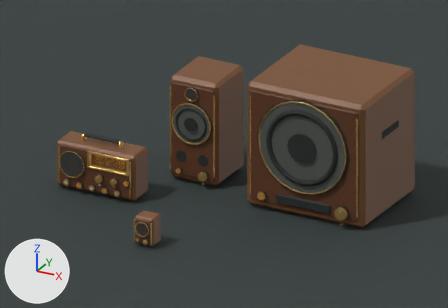
Renders of the Blender file assets/authoring/devices.blend from each side of a commit.
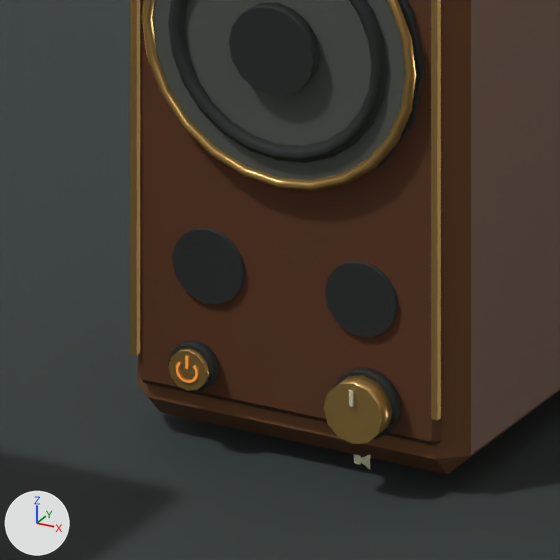
The first picture shows the older version from the file's camera 'Camera'. The close-ups show the older and then the newer version on the part from 34% to 52% of the width and 38% to 64% of the height of that picture. Only the edits that show in the close-ups are written down. Lighting does not change. The marker at lower left points along +X, +Y and +Z.

Before the edit, the objects in view are built like this:
```python
ob_2_button_cap_power_001 = bpy.data.objects.new('2_Button cap power.001', me_cylinder_074)
ob_2_button_cap_power_001.location = (-0.397, -0.028, 0.079)
ob_2_button_cap_power_001.rotation_euler = (1.571, 0.0, 0.0)  # degrees (90, 0, 0)
ob_2_button_power_001 = bpy.data.objects.new('2_Button power.001', me_cylinder_073)
ob_2_button_power_001.location = (-0.397, -0.02, 0.079)
ob_2_button_power_001.rotation_euler = (1.571, 0.0, 0.0)  # degrees (90, 0, 0)
ob_2_driver_gasket_002 = bpy.data.objects.new('2_Driver gasket.002', me_cylinder_066)
ob_2_driver_gasket_002.location = (-0.3, -0.014, 0.44)
ob_2_driver_gasket_002.rotation_euler = (1.571, 0.0, 0.0)  # degrees (90, 0, 0)
ob_2_knob_base_001 = bpy.data.objects.new('2_Knob base.001', me_cylinder_075)
ob_2_knob_base_001.location = (-0.207, -0.02, 0.079)
ob_2_knob_base_001.rotation_euler = (1.571, 0.0, 0.0)  # degrees (90, 0, 0)
ob_2_knob_index_001 = bpy.data.objects.new('2_Knob index.001', me_cube_139)
ob_2_knob_index_001.location = (-0.207, -0.051, 0.097)
ob_2_knob_volume_001 = bpy.data.objects.new('2_Knob volume.001', me_cylinder_076)
ob_2_knob_volume_001.location = (-0.207, -0.035, 0.079)
ob_2_knob_volume_001.rotation_euler = (1.571, 0.0, 0.0)  # degrees (90, 0, 0)
ob_2_speaker_horn_001 = bpy.data.objects.new('2_Speaker horn.001', me_speaker_horn_005)
ob_2_speaker_horn_001.location = (-0.3, 0.2, 0.0)
ob_2_tuned_port_002 = bpy.data.objects.new('2_Tuned port.002', me_cylinder_071)
ob_2_tuned_port_002.location = (-0.384, -0.011, 0.185)
ob_2_tuned_port_002.rotation_euler = (1.571, 0.0, 0.0)  # degrees (90, 0, 0)
ob_2_tuned_port_003 = bpy.data.objects.new('2_Tuned port.003', me_cylinder_072)
ob_2_tuned_port_003.location = (-0.216, -0.011, 0.185)
ob_2_tuned_port_003.rotation_euler = (1.571, 0.0, 0.0)  # degrees (90, 0, 0)
# also in view: '2_Paper cone.001' at (-0.3, -0.02, 0.44); '2_Brass corner rail.003' at (-0.13, -0.01, 0.38); '2_Dust cap.001' at (-0.3, -0.04, 0.44); 'Plane' at (0.0, 0.0, -0.01); '2_Brass corner rail.002' at (-0.47, -0.01, 0.38)
```
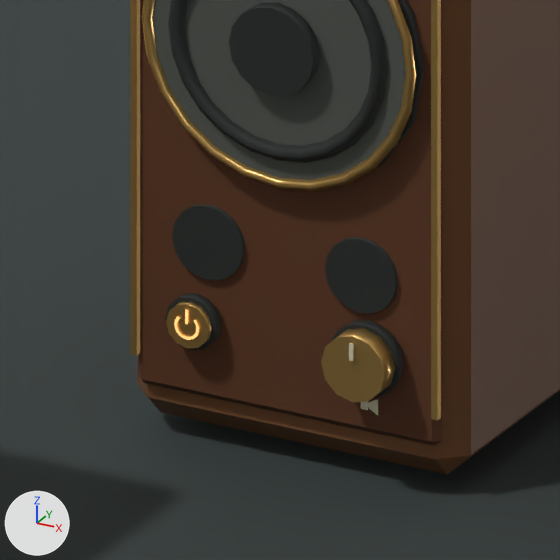
Changed parts and their boxes [x1, y1, x2, y2] in the close-ups (560 x 560 px; the box of a moved part takes in the faces that stretch with it):
'2_Knob volume.001', moved, rescaled (9% wider, 7% taller)
    before: [324, 375, 392, 444]
    after: [321, 328, 395, 402]
'2_Tuned port.002', moved
    before: [172, 228, 245, 304]
    after: [172, 204, 245, 280]
'2_Tuned port.003', moved
    before: [325, 261, 398, 337]
    after: [325, 237, 398, 313]
'2_Button cap power.001', moved
    before: [168, 349, 210, 391]
    after: [166, 302, 212, 349]
'2_Knob base.001', reshaped, moved (9% wider, 10% taller)
    before: [334, 368, 401, 439]
    after: [331, 320, 404, 398]
'2_Button power.001', moved
    before: [168, 340, 219, 392]
    after: [165, 293, 222, 350]
'2_Speaker horn.001', reshaped (9% wider, 13% taller)
    before: [360, 455, 370, 469]
    after: [367, 399, 378, 415]
'2_Knob index.001', moved
    before: [349, 390, 353, 406]
    after: [349, 343, 354, 361]
'2_Speaker symbol.001', moved
    before: [354, 454, 361, 464]
    after: [361, 401, 368, 410]
part 1 of me_power_stem_006, moved or reshaped
    before: [185, 356, 188, 369]
    after: [185, 309, 188, 324]

The change, as a diff of the scene's bpy script:
```diff
--- a/assets/authoring/devices.blend.py
+++ b/assets/authoring/devices.blend.py
@@ me_power_stem_006 @@
-me_power_stem_006.from_pydata(...)  # 4 vertices, 1 face; spans x -0.09852..-0.09548, y -0.234, z 0.08161..0.09531
-me_power_stem_006.vertices[0].co = (-0.09852, -0.234, 0.08161)
-me_power_stem_006.vertices[1].co = (-0.09548, -0.234, 0.08161)
-me_power_stem_006.vertices[2].co = (-0.09548, -0.234, 0.09531)
-me_power_stem_006.vertices[3].co = (-0.09852, -0.234, 0.09531)
+me_power_stem_006.from_pydata(...)  # 4 vertices, 1 face; spans x -0.09871..-0.09529, y -0.234, z 0.12892..0.14427
+# me_power_stem_006 part 1
+me_power_stem_006.vertices[0].co = (-0.09871, -0.234, 0.12892)
+me_power_stem_006.vertices[1].co = (-0.09529, -0.234, 0.12892)
+me_power_stem_006.vertices[2].co = (-0.09529, -0.234, 0.14427)
+me_power_stem_006.vertices[3].co = (-0.09871, -0.234, 0.14427)
 me_power_stem_006.materials.append(mat_preview_powered_icon)
@@ me_cylinder_075 @@
 # used by ob_2_knob_base_001; location = (-0.207, -0.02, 0.079); rotation_euler = (1.571, 0.0, 0.0), in degrees (90, 0, 0)
-me_cylinder_075.from_pydata(...)  # 32 vertices, 18 faces; spans x -0.0352..0.0352, y -0.0352..0.0352, z -0.006..0.006
+me_cylinder_075.from_pydata(...)  # 32 vertices, 18 faces; spans x -0.0385..0.0385, y -0.0385..0.0385, z -0.006..0.006
+# me_cylinder_075 part 2: the whole mesh is multiplied about its middle by the matrix ((1.094, 0.0, 0.0), (0.0, 1.094, 0.0), (0.0, 0.0, 1.0))
 me_cylinder_075.materials.append(mat_rubber_and_leather)
@@ me_cylinder_076 @@
 # used by ob_2_knob_volume_001; location = (-0.207, -0.035, 0.079); rotation_euler = (1.571, 0.0, 0.0), in degrees (90, 0, 0)
-me_cylinder_076.from_pydata(...)  # 24 vertices, 14 faces; spans x -0.032..0.032, y -0.032..0.032, z -0.013..0.013
+me_cylinder_076.from_pydata(...)  # 24 vertices, 14 faces; spans x -0.035..0.035, y -0.035..0.035, z -0.013..0.013
+# me_cylinder_076 part 3: the whole mesh is scaled about its middle by (1.09, 1.09, 1)
 me_cylinder_076.materials.append(mat_brushed_warm_brass)
@@ me_speaker_horn_005 @@
-me_speaker_horn_005.from_pydata(...)  # 3 vertices, 1 face; spans x 0.0866..0.1009, y -0.227, z 0.0133..0.0295
-me_speaker_horn_005.vertices[0].co = (0.1009, -0.227, 0.0133)  # pixel (370, 469)
-me_speaker_horn_005.vertices[1].co = (0.1009, -0.227, 0.0295)  # pixel (370, 454)
-me_speaker_horn_005.vertices[2].co = (0.0866, -0.227, 0.0214)  # pixel (357, 459)
+me_speaker_horn_005.from_pydata(...)  # 3 vertices, 1 face; spans x 0.0859..0.1016, y -0.212, z 0.0646..0.0824
+# me_speaker_horn_005 part 4
+me_speaker_horn_005.vertices[0].co = (0.1016, -0.212, 0.0646)  # pixel (378, 415)
+me_speaker_horn_005.vertices[1].co = (0.1016, -0.212, 0.0824)  # pixel (378, 399)
+me_speaker_horn_005.vertices[2].co = (0.0859, -0.212, 0.0735)  # pixel (363, 404)
 me_speaker_horn_005.materials.append(mat_ivory_control_inlay)
@@ ob_2_tuned_port_002 @@
 ob_2_tuned_port_002 = bpy.data.objects.new('2_Tuned port.002', me_cylinder_071)
-ob_2_tuned_port_002.location = (-0.384, -0.011, 0.185)
+ob_2_tuned_port_002.location = (-0.384, -0.011, 0.21)
 ob_2_tuned_port_002.rotation_euler = (1.571, 0.0, 0.0)  # degrees (90, 0, 0)
@@ ob_2_tuned_port_003 @@
 ob_2_tuned_port_003 = bpy.data.objects.new('2_Tuned port.003', me_cylinder_072)
-ob_2_tuned_port_003.location = (-0.216, -0.011, 0.185)
+ob_2_tuned_port_003.location = (-0.216, -0.011, 0.21)
 ob_2_tuned_port_003.rotation_euler = (1.571, 0.0, 0.0)  # degrees (90, 0, 0)
@@ ob_2_button_power_001 @@
 ob_2_button_power_001 = bpy.data.objects.new('2_Button power.001', me_cylinder_073)
-ob_2_button_power_001.location = (-0.397, -0.02, 0.079)
+ob_2_button_power_001.location = (-0.397, -0.02, 0.126)
 ob_2_button_power_001.rotation_euler = (1.571, 0.0, 0.0)  # degrees (90, 0, 0)
@@ ob_2_button_cap_power_001 @@
 ob_2_button_cap_power_001 = bpy.data.objects.new('2_Button cap power.001', me_cylinder_074)
-ob_2_button_cap_power_001.location = (-0.397, -0.028, 0.079)
+ob_2_button_cap_power_001.location = (-0.397, -0.028, 0.126)
 ob_2_button_cap_power_001.rotation_euler = (1.571, 0.0, 0.0)  # degrees (90, 0, 0)
@@ ob_2_knob_base_001 @@
 ob_2_knob_base_001 = bpy.data.objects.new('2_Knob base.001', me_cylinder_075)
-ob_2_knob_base_001.location = (-0.207, -0.02, 0.079)
+ob_2_knob_base_001.location = (-0.207, -0.02, 0.126)
 ob_2_knob_base_001.rotation_euler = (1.571, 0.0, 0.0)  # degrees (90, 0, 0)
@@ ob_2_knob_volume_001 @@
 ob_2_knob_volume_001 = bpy.data.objects.new('2_Knob volume.001', me_cylinder_076)
-ob_2_knob_volume_001.location = (-0.207, -0.035, 0.079)
+ob_2_knob_volume_001.location = (-0.207, -0.035, 0.126)
 ob_2_knob_volume_001.rotation_euler = (1.571, 0.0, 0.0)  # degrees (90, 0, 0)
@@ ob_2_knob_index_001 @@
 ob_2_knob_index_001 = bpy.data.objects.new('2_Knob index.001', me_cube_139)
-ob_2_knob_index_001.location = (-0.207, -0.051, 0.097)
+ob_2_knob_index_001.location = (-0.207, -0.051, 0.145)
@@ ob_2_speaker_symbol_001 @@
 ob_2_speaker_symbol_001 = bpy.data.objects.new('2_Speaker symbol.001', me_cube_140)
-ob_2_speaker_symbol_001.location = (-0.213, -0.027, 0.021)
+ob_2_speaker_symbol_001.location = (-0.214, -0.012, 0.073)
```
